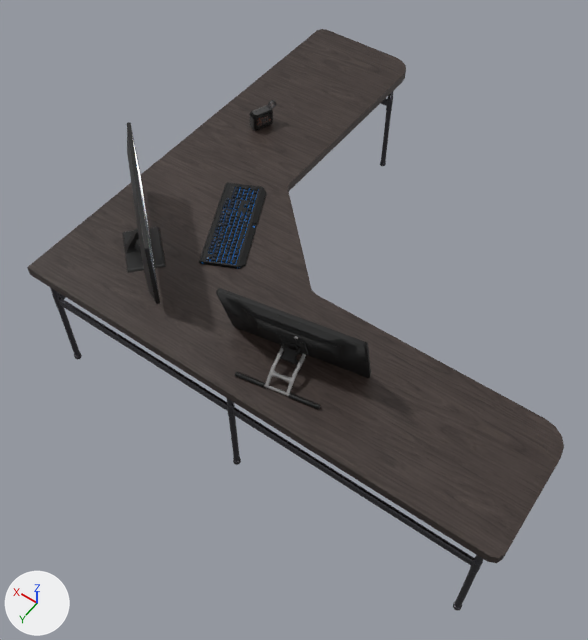
The glTF model public/models/Keyboard.gltf, before and after one commit.
Both versions are drawn from a camera (50 mm lens) standing at (-2.03, 3.22, 4.95) and looking at (0.01, 0.37, 0.48). Arrows for +X, +Y and +Z are at lower left; the lights stay in place. The first picture is the older version. Where no turn or scale is listed for an object, it has been applied to the vertices.

Names of what the first picture shows: '1_M_HUION_KAMVAS_GT_221_PRO_0', 'Desk', 'JBL', 'Keyboard', 'Monitor_Pantalla', 'Monitor_cuerpo'.
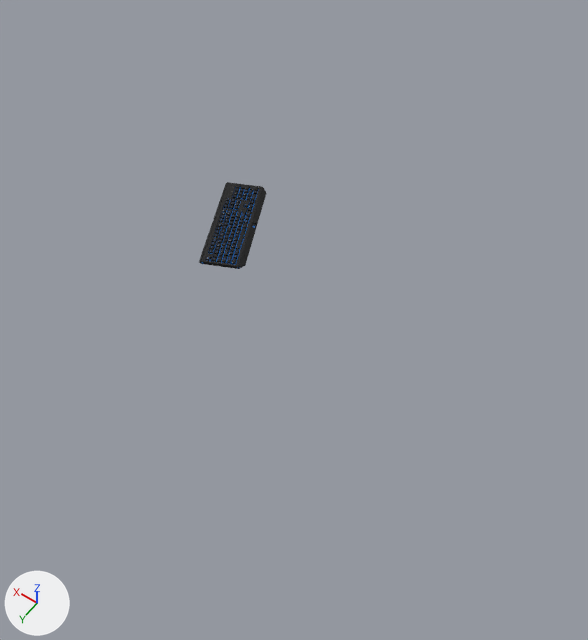
The edits, one by one:
Object '1_M_HUION_KAMVAS_GT_221_PRO_0' (ob_1_m_huion_kamvas_gt_221_pro_0) is deleted.
Object 'Desk' (ob_desk) is deleted.
Object 'JBL' (ob_jbl) is deleted.
Object 'Monitor_cuerpo' (ob_monitor_cuerpo) is deleted.
Object 'Monitor_Pantalla' (ob_monitor_pantalla) is deleted.

Location of each change, [x1, y1, x2, y2] in pixels of the pictures (588 x 640 px):
'Desk', deleted
    before: [27, 29, 564, 611]
    faces in mat_m_desk_top: [27, 29, 564, 563]
    faces in mat_m_desk_bottom: [50, 91, 483, 611]
'1_M_HUION_KAMVAS_GT_221_PRO_0', deleted
    before: [216, 288, 371, 410]
'Monitor_cuerpo', deleted
    before: [122, 122, 166, 304]
'JBL', deleted
    before: [249, 100, 276, 131]
    faces in mat_grata: [249, 110, 273, 131]
    faces in mat_cassa: [249, 100, 276, 131]
'Monitor_Pantalla', deleted
    before: [132, 135, 158, 291]
